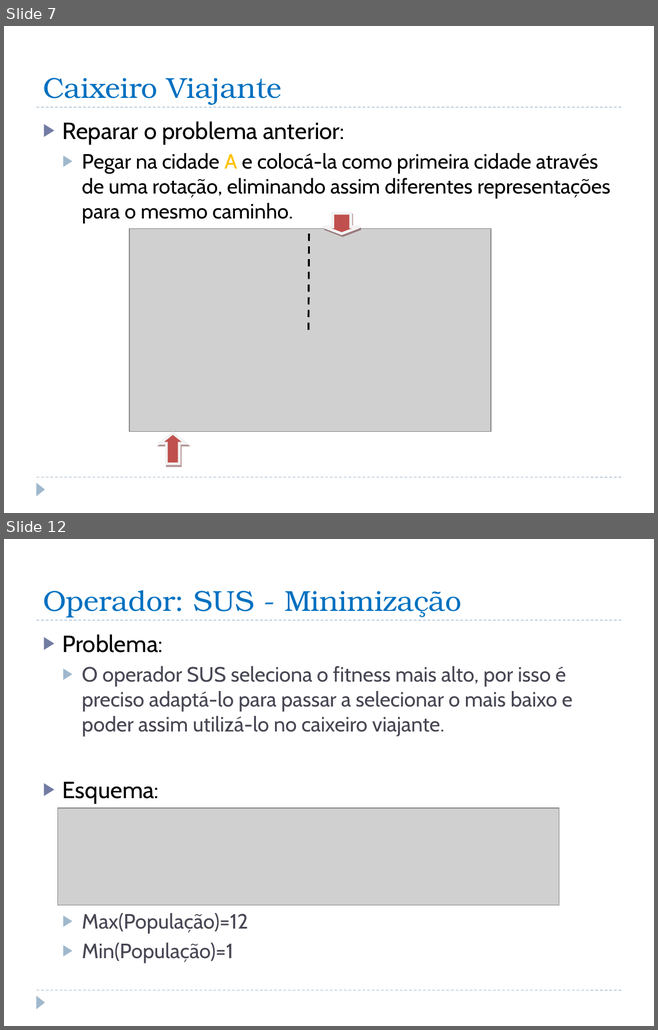
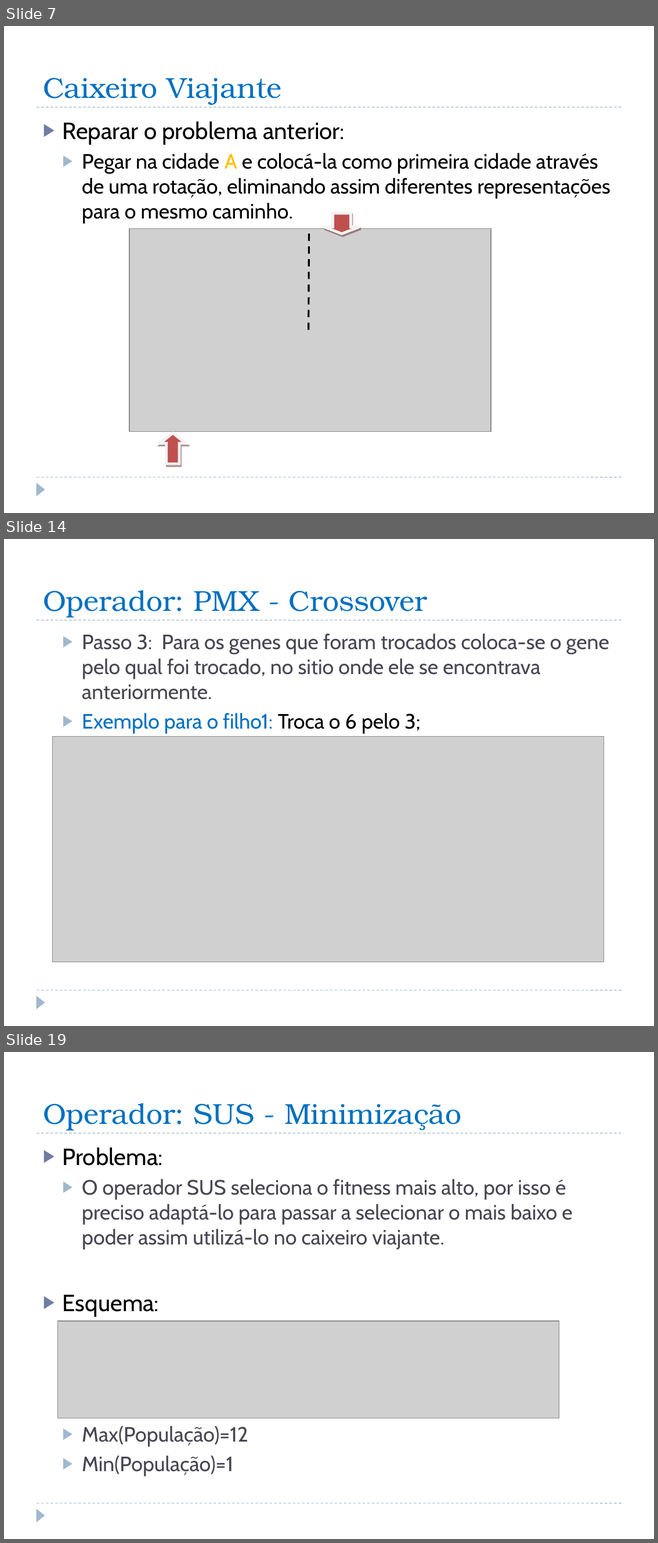
Before and after one commit to iptomar/inovative_11-12, a slide deck: versao03/CaixeiroViajante_apresentacao.pptx. Shown one above the other, each under a label of ours: slides 7 and 12 before the commit, slides 7, 14 and 19 after it; the slides between them are not shown. The pictures are 658x1030 and 658x1543 pixels, drawn with LibreOffice and Linux fonts; fonts in the diff are those of the drawing; grey boxes stand for pictures. Boxes give left, top, right and bottom in pixels: in the first picture for what was removed or moved away, otherwise in the second. Text is boxed around its words. In the diff, an @@ line names an element or a change of style, - is before the commit and + after.

Commit message:
Entrega de Operador PMX e Inversion

```diff
--- a/versao03/CaixeiroViajante_apresentacao.pptx
+++ b/versao03/CaixeiroViajante_apresentacao.pptx
@@ slide 14 added at [4, 539, 654, 1026], background #FFFFFF; not listed: 3 template elements that a slide beside it also shows @@
@@ title added at [43, 590, 427, 618], 32 pt, text #0070C0 @@
+Operador: PMX - Crossover
@@ text added at [82, 634, 609, 733], 23 pt, text #464653 @@
+  ▶ Passo 3: Para os genes que foram trocados coloca-se o gene pelo qual foi trocado, no sitio onde ele se encontrava anteriormente.
+  ▶ Exemplo para o filho1: Troca o 6 pelo 3;
@@ picture added at [53, 736, 604, 962] @@
@@ what was slide 12 is now slide 19 @@
```
Also in this commit, not shown: 5 slides changed, 9 other slides added, 10 other files.
